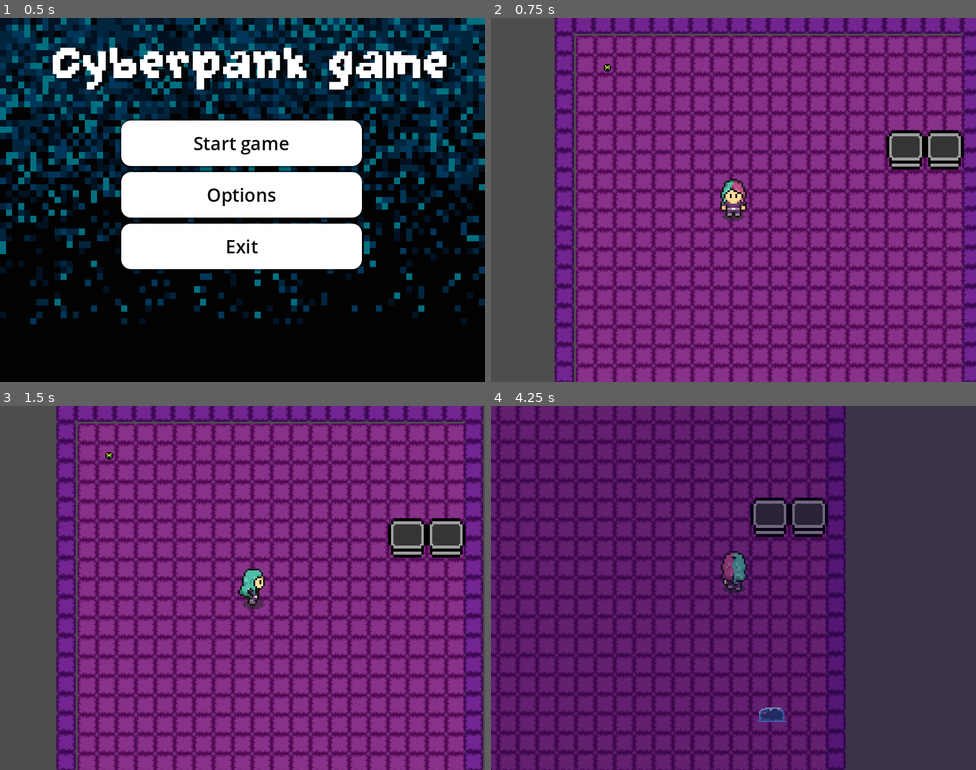
Above: before the commit, frames 1-4 (two rows, left to right).
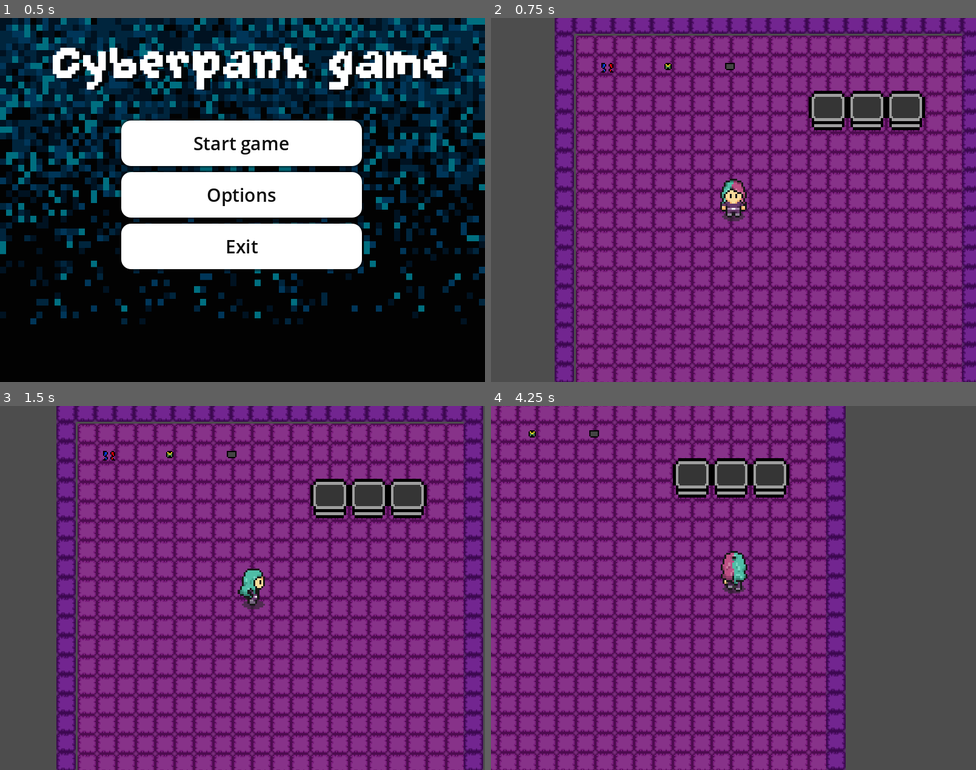
Above: after the commit, the same moments.

Repository: Oxy083612/sandbox-gamejam
Game: Godot game, scene res://scenes/ui/menu/main_menu.tscn
Same seed, same stepped clock (60 frames per second), same inputs: the game is played once before the commit and once after it.
Inputs (mouse positions are in pixels of both pictures, inside the frame that each line leads up to):
- Up to frame 1 (0.5 s): no input
- Up to frame 2 (0.75 s): click "Start game" at 0.5 s
- Up to frame 3 (1.5 s): tap Enter at 1.25 s; move the mouse to (349, 569) at 1.27 s; hold D (move_right) from 1.28 s (still down); tap E (interaction) at 1.35 s; click (349, 569) at 1.42 s
- Up to frame 4 (4.25 s): move the mouse to (636, 606) at 2.02 s; release D (move_right) at 2.03 s; hold S (move_down) 2.03-2.78 s; tap E (interaction) at 2.1, 2.85, 3.6 s; click (636, 606) at 2.17 s; move the mouse to (782, 507) at 2.77 s; hold D (move_right) 2.78-3.53 s; click (782, 507) at 2.92 s; move the mouse to (709, 660) at 3.52 s; hold W (move_up) from 3.53 s (still down); click (709, 660) at 3.67 s

Frame 1 is identical in both runs. In frame 2, 4.0% of the frame differs, in the area x 22-98%, y 12-42%; in frame 3, 4.0%; in frame 4, 82%, in the area x 0-100%, y 0-100%.

Commit message:
popopo

Diff:
--- a/_autoload/GlobalTime.gd
+++ b/_autoload/GlobalTime.gd
@@ -1,7 +1,5 @@
 extends Node
 
-# 1. DEFINE SIGNAL (The Notification)
-# This effectively replaces the "observers" list.
 signal day_night_changed()
 
 @onready var night_tint: ColorRect = $CanvasLayer/ColorRect
@@ -21,11 +19,11 @@
 	if is_day:
 		night_tint.visible = false
 		print(">>> DZIEN <<<")
-		timer.start(420)
+		timer.start(10)
 	else:
 		night_tint.visible = true
 		print(">>> NOC <<<")
-		timer.start(60)
+		timer.start(5)
 
 
 func _on_timer_timeout() -> void:
--- a/_autoload/GlobalTime.tscn
+++ b/_autoload/GlobalTime.tscn
@@ -14,7 +14,7 @@
 color = Color(0.101960786, 0, 0.24705882, 0.34509805)
 
 [node name="Timer" type="Timer" parent="."]
-wait_time = 2.0
+wait_time = 10.0
 autostart = true
 
 [connection signal="timeout" from="Timer" to="." method="_on_timer_timeout"]
--- a/scenes/inventory/inventory.gd
+++ b/scenes/inventory/inventory.gd
@@ -16,3 +16,17 @@
 			emptySlots[0].item = item
 			emptySlots[0].amount = 1
 	update.emit()
+
+func remove_by_name(item_name: String) -> bool:
+	var matching_slots := slots.filter(
+		func(slot):
+			return slot != null and slot.item != null and slot.item.name == item_name
+	)
+	if matching_slots.is_empty():
+		return false
+	var slot: InventorySlot = matching_slots[0] as InventorySlot
+	slot.amount = max(slot.amount - 1, 0)
+	if slot.amount == 0:
+		slot.item = null
+	update.emit()
+	return true
--- a/scenes/inventory/inventory_ui.gd
+++ b/scenes/inventory/inventory_ui.gd
@@ -6,7 +6,11 @@
 
 var is_open = false
 
+signal clicked(item)
+
+
 func _ready():
+
 	inventory.update.connect(update_slots)
 	update_slots()
 	close()
@@ -30,3 +34,7 @@
 func update_slots():
 	for i in range(min(inventory.slots.size(), slots.size())):
 		slots[i].update(inventory.slots[i])
+
+
+func _on_inventory_ui_slot_ui_clicked(item: Variant) -> void:
+	clicked.emit(item)
--- a/scenes/inventory/inventory_ui.tscn
+++ b/scenes/inventory/inventory_ui.tscn
@@ -71,3 +71,6 @@
 
 [node name="Inventory_UI_slot12" parent="NinePatchRect/GridContainer" instance=ExtResource("3_8ojme")]
 layout_mode = 2
+
+[connection signal="clicked" from="." to="NinePatchRect/GridContainer/Inventory_UI_slot" method="_on_inventory_ui_clicked"]
+[connection signal="UI_clicked" from="NinePatchRect/GridContainer/Inventory_UI_slot" to="." method="_on_inventory_ui_slot_ui_clicked"]
--- a/scenes/inventory/inventory_ui_slot.gd
+++ b/scenes/inventory/inventory_ui_slot.gd
@@ -2,17 +2,27 @@
 
 @onready var item_visual: Sprite2D = $CenterContainer/Panel/item_display
 @onready var amount_text: Label = $CenterContainer/Panel/item_display/Label
+var item_name = null
+signal UI_clicked(item)
 
 func update(slot: InventorySlot):
 	if slot == null:
 		item_visual.visible = false
 		amount_text.visible = false
+		item_name = null
 		return
 	if !slot.item:
 		item_visual.visible = false
 		amount_text.visible = false
+		item_name = null
 	else:
 		item_visual.visible = true
 		item_visual.texture = slot.item.texture
+		item_name = slot.item.name
 		amount_text.visible = true
 		amount_text.text = str(slot.amount)
+
+func _gui_input(event: InputEvent) -> void:
+	if event is InputEventMouseButton and event.pressed and event.button_index == MOUSE_BUTTON_LEFT:
+		print("uauasusausa")
+		emit_signal("UI_clicked", item_name)
--- a/scenes/items/battery.tres
+++ /dev/null
@@ -1,10 +0,0 @@
-[gd_resource type="Resource" script_class="InvItem" load_steps=3 format=3 uid="uid://chmvgllu83w1w"]
-
-[ext_resource type="Script" uid="uid://ce20qijrxy470" path="res://scenes/item/invItem.gd" id="1_cghc8"]
-[ext_resource type="Texture2D" uid="uid://b48jmbsm2664x" path="res://icon.svg" id="2_6qmm6"]
-
-[resource]
-script = ExtResource("1_cghc8")
-name = "battery"
-texture = ExtResource("2_6qmm6")
-metadata/_custom_type_script = "uid://ce20qijrxy470"
--- /dev/null
+++ b/scenes/items/cables.tres
@@ -0,0 +1,10 @@
+[gd_resource type="Resource" script_class="InvItem" load_steps=3 format=3 uid="uid://dh5pymbrxqmht"]
+
+[ext_resource type="Script" uid="uid://ce20qijrxy470" path="res://scenes/item/invItem.gd" id="1_tuvd6"]
+[ext_resource type="Texture2D" uid="uid://dsu2ijbg18kf" path="res://assets/items/ikonka_kable.png" id="2_rs1vs"]
+
+[resource]
+script = ExtResource("1_tuvd6")
+name = "cables"
+texture = ExtResource("2_rs1vs")
+metadata/_custom_type_script = "uid://ce20qijrxy470"
--- /dev/null
+++ b/scenes/items/sd.tres
@@ -0,0 +1,10 @@
+[gd_resource type="Resource" script_class="InvItem" load_steps=3 format=3 uid="uid://hw6u6kuqr6m8"]
+
+[ext_resource type="Script" uid="uid://ce20qijrxy470" path="res://scenes/item/invItem.gd" id="1_7e4fd"]
+[ext_resource type="Texture2D" uid="uid://whpc6jy7jkyv" path="res://assets/items/ikonka_karta_sd.png" id="2_3til4"]
+
+[resource]
+script = ExtResource("1_7e4fd")
+name = "sd"
+texture = ExtResource("2_3til4")
+metadata/_custom_type_script = "uid://ce20qijrxy470"
--- a/scenes/items/seed_cable.tres
+++ /dev/null
@@ -1,10 +0,0 @@
-[gd_resource type="Resource" script_class="InvItem" load_steps=3 format=3 uid="uid://dp6tjebkyr6ml"]
-
-[ext_resource type="Script" uid="uid://ce20qijrxy470" path="res://scenes/item/invItem.gd" id="1_4dctb"]
-[ext_resource type="Texture2D" uid="uid://dsu2ijbg18kf" path="res://assets/items/ikonka_kable.png" id="2_v3gnx"]
-
-[resource]
-script = ExtResource("1_4dctb")
-name = "cable"
-texture = ExtResource("2_v3gnx")
-metadata/_custom_type_script = "uid://ce20qijrxy470"
--- /dev/null
+++ b/scenes/items/seed_cables.tres
@@ -0,0 +1,10 @@
+[gd_resource type="Resource" script_class="InvItem" load_steps=3 format=3 uid="uid://dp6tjebkyr6ml"]
+
+[ext_resource type="Script" uid="uid://ce20qijrxy470" path="res://scenes/item/invItem.gd" id="1_svqa7"]
+[ext_resource type="Texture2D" uid="uid://pvrmhcyj45h7" path="res://assets/items/nasionko_kable.png" id="2_svqa7"]
+
+[resource]
+script = ExtResource("1_svqa7")
+name = "seed_cables"
+texture = ExtResource("2_svqa7")
+metadata/_custom_type_script = "uid://ce20qijrxy470"
--- a/scenes/items/seed_pendrive.tres
+++ b/scenes/items/seed_pendrive.tres
@@ -1,10 +1,10 @@
 [gd_resource type="Resource" script_class="InvItem" load_steps=3 format=3 uid="uid://dwdejby24hoja"]
 
 [ext_resource type="Script" uid="uid://ce20qijrxy470" path="res://scenes/item/invItem.gd" id="1_fkat8"]
-[ext_resource type="Texture2D" uid="uid://v2ojidp6kxki" path="res://assets/items/nasionko_usb.png" id="2_e0qt3"]
+[ext_resource type="Texture2D" uid="uid://dcppgl67xh1e" path="res://assets/items/nasionko_karta_sd.png" id="2_e0qt3"]
 
 [resource]
 script = ExtResource("1_fkat8")
-name = "usb"
+name = "seed_sd"
 texture = ExtResource("2_e0qt3")
 metadata/_custom_type_script = "uid://ce20qijrxy470"
--- a/scenes/items/seed_sd.tres
+++ b/scenes/items/seed_sd.tres
@@ -1,10 +1,10 @@
 [gd_resource type="Resource" script_class="InvItem" load_steps=3 format=3 uid="uid://dh4ve8vtgwy7b"]
 
 [ext_resource type="Script" uid="uid://ce20qijrxy470" path="res://scenes/item/invItem.gd" id="1_nbdur"]
-[ext_resource type="Texture2D" uid="uid://dcppgl67xh1e" path="res://assets/items/nasionko_karta_sd.png" id="2_3pi2s"]
+[ext_resource type="Texture2D" uid="uid://v2ojidp6kxki" path="res://assets/items/nasionko_usb.png" id="2_3pi2s"]
 
 [resource]
 script = ExtResource("1_nbdur")
-name = "sd"
+name = "seed_usb"
 texture = ExtResource("2_3pi2s")
 metadata/_custom_type_script = "uid://ce20qijrxy470"
--- /dev/null
+++ b/scenes/items/usb.tres
@@ -0,0 +1,10 @@
+[gd_resource type="Resource" script_class="InvItem" load_steps=3 format=3 uid="uid://dw5f804famga7"]
+
+[ext_resource type="Script" uid="uid://ce20qijrxy470" path="res://scenes/item/invItem.gd" id="1_p0xlj"]
+[ext_resource type="Texture2D" uid="uid://bupjcp6kq724i" path="res://assets/items/ikonka_usb.png" id="2_mte7c"]
+
+[resource]
+script = ExtResource("1_p0xlj")
+name = "usb"
+texture = ExtResource("2_mte7c")
+metadata/_custom_type_script = "uid://ce20qijrxy470"
--- a/scenes/plants/plant.gd
+++ b/scenes/plants/plant.gd
@@ -5,20 +5,43 @@
 @onready var area_2d = $Area2D
 @onready var label = $Label
 
-var current_stage: int = 0
+var current_stage: int = 6
 var is_harvestable: bool = false
+var is_player_in_area: bool = false
+var playerBody: Player = null
 
 func _ready():
-	print("uaua")
 	GlobalTime.connect("day_night_changed", _update_growth)
 	label.visible = false
 	sprite.play("empty")
 	sprite.pause()
 
+func _process(_delta):
+	if is_player_in_area && (sprite.animation != "empty" or current_stage > 4) :
+		print(is_player_in_area && (sprite.animation != "empty" or current_stage > 4))
+		if Input.is_action_just_pressed("interaction"):
+			print("INTERACTION")
+			if playerBody.is_blocked:
+				print("IS BLOCKED")
+				if current_stage == 4:
+					if(Input.is_action_just_pressed("interaction")):
+						print(true)
+						playerBody.inventory.insert(harvest())
+				playerBody.inventoryUI.disconnect("clicked", _on_inventory_item_clicked)
+				playerBody.is_blocked = !playerBody.is_blocked
+				playerBody.inventoryUI.close()
+				label.visible = true
+			else:
+				playerBody.inventoryUI.connect("clicked", _on_inventory_item_clicked)
+				playerBody.is_blocked = !playerBody.is_blocked
+				playerBody.inventoryUI.open()
+				label.visible = false
+
 func _update_growth():
+	print(current_stage)
 	if(sprite.animation == "empty"):
 		pass
-	if current_stage < 3:
+	if current_stage < 4:
 		current_stage += 1
 	sprite.frame = current_stage
 	sprite.pause()
@@ -28,18 +51,53 @@
 
 func plant(name: String):
 	sprite.play(name)
-	sprite.frame = 1
 	sprite.pause()
+	sprite.frame = 0
 
-func harvest():
+
+func harvest() -> InvItem:
+	var item: InvItem = null
+	if sprite.animation == "cables":
+		item = load("res://scenes/items/cables.tres") as InvItem
+	if sprite.animation == "usb":
+		item = load("res://scenes/items/usb.tres") as InvItem
+	if sprite.animation == "sd":
+		item = load("res://scenes/items/sd.tres") as InvItem
 	sprite.play("empty")
 	sprite.pause()
-	current_stage = 0
+	current_stage = 6
+	return item
 
 func _on_area_2d_body_entered(body: Node2D) -> void:
 	if body is Player:
-		label.visible = true
+		if current_stage > 3:
+			label.visible = true
+			is_player_in_area = true
+			playerBody = body
+			if current_stage == 4:
+				label.text = "CLICK `E` TO HARVEST"
+			else:
+				label.text = "PRESS `E` TO PLANT"
+
+
+
 
 func _on_area_2d_body_exited(body: Node2D) -> void:
 	if body is Player:
+		print("PLAYER UNBODDY")
 		label.visible = false
+		is_player_in_area = false
+		playerBody = null
+
+func _on_inventory_item_clicked(item):
+	if item.begins_with("seed"):
+		var anim_name = item.replace("seed_", "")
+		print(anim_name)
+		plant(anim_name)
+		playerBody.inventory.remove_by_name(item)
+		current_stage = 0
+		playerBody.inventoryUI.close()
+		playerBody.is_blocked = false
+		playerBody.inventoryUI.disconnect("clicked", _on_inventory_item_clicked)
+	else:
+		print("Nie zaczyna się od 'seed'")
--- a/scenes/plants/plant.tscn
+++ b/scenes/plants/plant.tscn
@@ -1,9 +1,10 @@
-[gd_scene load_steps=18 format=3 uid="uid://bxelc604meg8q"]
+[gd_scene load_steps=24 format=3 uid="uid://bxelc604meg8q"]
 
 [ext_resource type="Script" uid="uid://blnrgy65j3kt2" path="res://scenes/plants/plant.gd" id="1_2vmhr"]
 [ext_resource type="Texture2D" uid="uid://cblvtjnai5m3k" path="res://assets/plants/roslina_kable_animation.png" id="2_2vmhr"]
 [ext_resource type="Texture2D" uid="uid://db6u6833of8ue" path="res://assets/plants/roslina_puste.png" id="3_bhq02"]
 [ext_resource type="Texture2D" uid="uid://bbux804rob00s" path="res://assets/plants/roslina_karta_sd_animation.png" id="4_12g6i"]
+[ext_resource type="Texture2D" uid="uid://cqh5hwrum3vw1" path="res://assets/plants/drzewko_usb.png" id="5_60kwi"]
 
 [sub_resource type="AtlasTexture" id="AtlasTexture_nb4ve"]
 atlas = ExtResource("2_2vmhr")
@@ -44,6 +45,26 @@
 [sub_resource type="AtlasTexture" id="AtlasTexture_11wwj"]
 atlas = ExtResource("4_12g6i")
 region = Rect2(32, 32, 32, 32)
+
+[sub_resource type="AtlasTexture" id="AtlasTexture_g70g8"]
+atlas = ExtResource("5_60kwi")
+region = Rect2(0, 32, 32, 32)
+
+[sub_resource type="AtlasTexture" id="AtlasTexture_cxa8a"]
+atlas = ExtResource("5_60kwi")
+region = Rect2(32, 32, 32, 32)
+
+[sub_resource type="AtlasTexture" id="AtlasTexture_qtb4r"]
+atlas = ExtResource("5_60kwi")
+region = Rect2(64, 32, 32, 32)
+
+[sub_resource type="AtlasTexture" id="AtlasTexture_j630d"]
+atlas = ExtResource("5_60kwi")
+region = Rect2(96, 32, 32, 32)
+
+[sub_resource type="AtlasTexture" id="AtlasTexture_vcma3"]
+atlas = ExtResource("5_60kwi")
+region = Rect2(128, 32, 32, 32)
 
 [sub_resource type="SpriteFrames" id="SpriteFrames_qljma"]
 animations = [{
@@ -89,7 +110,27 @@
 "texture": SubResource("AtlasTexture_11wwj")
 }],
 "loop": true,
-"name": &"sd_card",
+"name": &"sd",
+"speed": 5.0
+}, {
+"frames": [{
+"duration": 1.0,
+"texture": SubResource("AtlasTexture_g70g8")
+}, {
+"duration": 1.0,
+"texture": SubResource("AtlasTexture_cxa8a")
+}, {
+"duration": 1.0,
+"texture": SubResource("AtlasTexture_qtb4r")
+}, {
+"duration": 1.0,
+"texture": SubResource("AtlasTexture_j630d")
+}, {
+"duration": 1.0,
+"texture": SubResource("AtlasTexture_vcma3")
+}],
+"loop": true,
+"name": &"usb",
 "speed": 5.0
 }]
 
@@ -103,12 +144,12 @@
 script = ExtResource("1_2vmhr")
 
 [node name="AnimatedSprite2D" type="AnimatedSprite2D" parent="."]
-z_index = 90
+z_index = 1
 texture_filter = 1
 position = Vector2(0, 3.8146973e-06)
 scale = Vector2(1.1437501, 1.2375001)
 sprite_frames = SubResource("SpriteFrames_qljma")
-animation = &"empty"
+animation = &"usb"
 
 [node name="Area2D" type="Area2D" parent="."]
 position = Vector2(0, -4)
--- a/scenes/player/player_logic.gd
+++ b/scenes/player/player_logic.gd
@@ -6,17 +6,19 @@
 const SPEED = 150.0
 @onready var sprite: AnimatedSprite2D = $AnimatedSprite2D
 @onready var area_2d: Area2D = $Area2D
-
+@onready var inventoryUI: Control = $Inventory_UI
 
 enum DIRECTION {front, right, back, left}
 var dir = DIRECTION.front
-@export var item_held = null
 var can_get_items = false
+var is_blocked = false
 
 @export var inventory: Inventory
 
 func _physics_process(_delta: float) -> void:
 	var input_direction = Input.get_vector("move_left", "move_right", "move_up", "move_down")
+	if is_blocked:
+		return
 	if(input_direction[0] > 0 and velocity != Vector2.ZERO):
 		sprite.play("walk_right")
 		dir = DIRECTION.right
--- a/scenes/start_map/startowa_mapa.tscn
+++ b/scenes/start_map/startowa_mapa.tscn
@@ -1,10 +1,11 @@
-[gd_scene load_steps=11 format=4 uid="uid://nm13it4x7y4f"]
+[gd_scene load_steps=12 format=4 uid="uid://nm13it4x7y4f"]
 
 [ext_resource type="Texture2D" uid="uid://jpignsm2d5t3" path="res://assets/tilesets/tile.png" id="1_gj2po"]
 [ext_resource type="PackedScene" uid="uid://d3yjtxv0lq318" path="res://scenes/player/player.tscn" id="2_ioq07"]
-[ext_resource type="PackedScene" uid="uid://bpratturiilli" path="res://scenes/enemy/enemy.tscn" id="3_g10uf"]
 [ext_resource type="PackedScene" uid="uid://bxelc604meg8q" path="res://scenes/plants/plant.tscn" id="4_q8ltl"]
+[ext_resource type="Resource" uid="uid://dp6tjebkyr6ml" path="res://scenes/items/seed_cables.tres" id="4_reuv0"]
 [ext_resource type="PackedScene" uid="uid://djfq4llaakx3l" path="res://scenes/item/item.tscn" id="5_f3sbe"]
+[ext_resource type="Resource" uid="uid://dh4ve8vtgwy7b" path="res://scenes/items/seed_sd.tres" id="5_oe5uy"]
 [ext_resource type="Resource" uid="uid://dwdejby24hoja" path="res://scenes/items/seed_pendrive.tres" id="6_reuv0"]
 
 [sub_resource type="TileSetAtlasSource" id="TileSetAtlasSource_ioq07"]
@@ -54,16 +55,28 @@
 
 [node name="decoration" type="TileMapLayer" parent="startowa_mapa"]
 
+[node name="Plant3" parent="." instance=ExtResource("4_q8ltl")]
+position = Vector2(576, 160)
+scale = Vector2(2, 2)
+
 [node name="Plant" parent="." instance=ExtResource("4_q8ltl")]
-position = Vector2(576, 225)
+position = Vector2(448, 160)
 scale = Vector2(2, 2)
 
 [node name="Plant2" parent="." instance=ExtResource("4_q8ltl")]
-position = Vector2(640, 225)
+position = Vector2(512, 160)
 scale = Vector2(2, 2)
 
 [node name="Item" parent="." instance=ExtResource("5_f3sbe")]
 position = Vector2(84, 87)
+item = ExtResource("4_reuv0")
+
+[node name="Item2" parent="." instance=ExtResource("5_f3sbe")]
+position = Vector2(184, 85)
+item = ExtResource("5_oe5uy")
+
+[node name="Item3" parent="." instance=ExtResource("5_f3sbe")]
+position = Vector2(286, 85)
 item = ExtResource("6_reuv0")
 
 [node name="Player" parent="." instance=ExtResource("2_ioq07")]
@@ -71,16 +84,3 @@
 
 [node name="Camera2D" type="Camera2D" parent="Player"]
 position_smoothing_enabled = true
-
-[node name="Enemy" parent="." node_paths=PackedStringArray("target") instance=ExtResource("3_g10uf")]
-position = Vector2(630, 631)
-scale = Vector2(2, 2)
-target = NodePath("../Player")
-
-[node name="CanvasLayer" type="CanvasLayer" parent="."]
-
-[node name="Container" type="Container" parent="CanvasLayer"]
-offset_left = -110.0
-offset_top = 5.0
-offset_right = 800.0
-offset_bottom = 604.0
Binary file added: assets/plants/drzewko_usb.png
